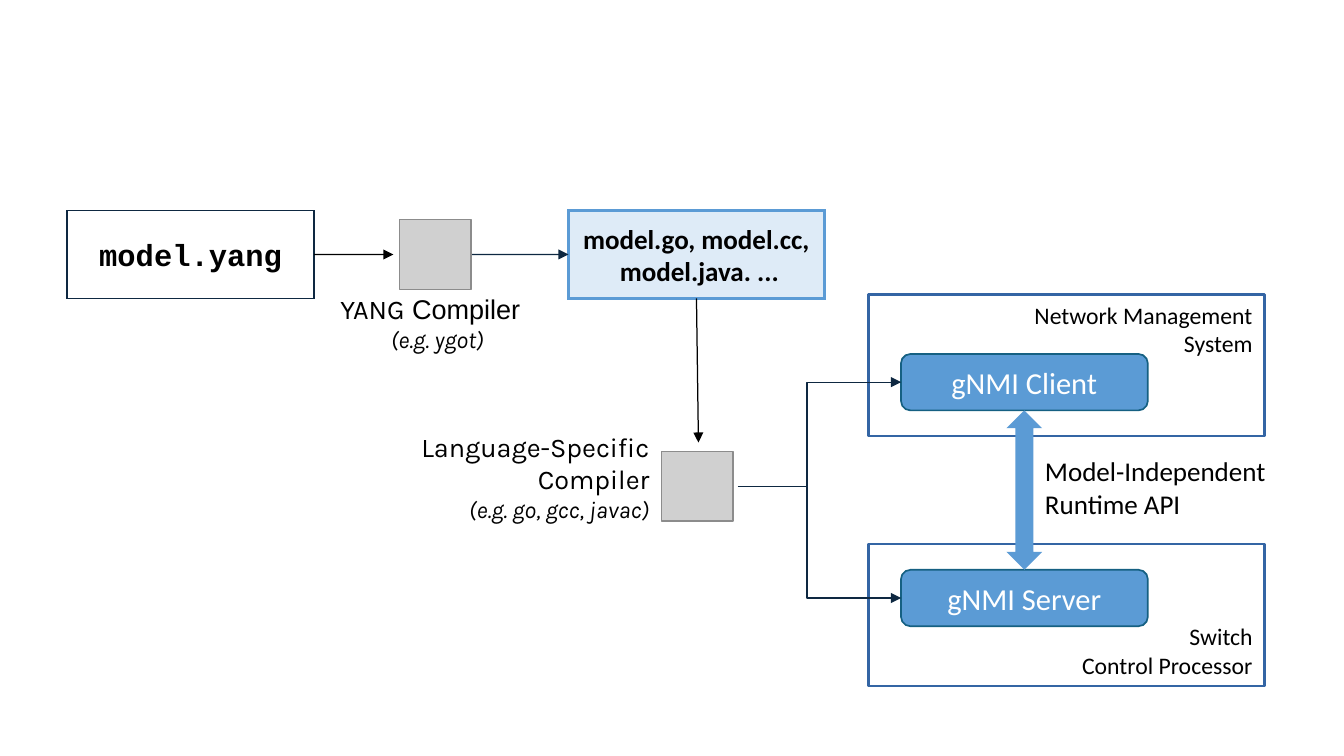
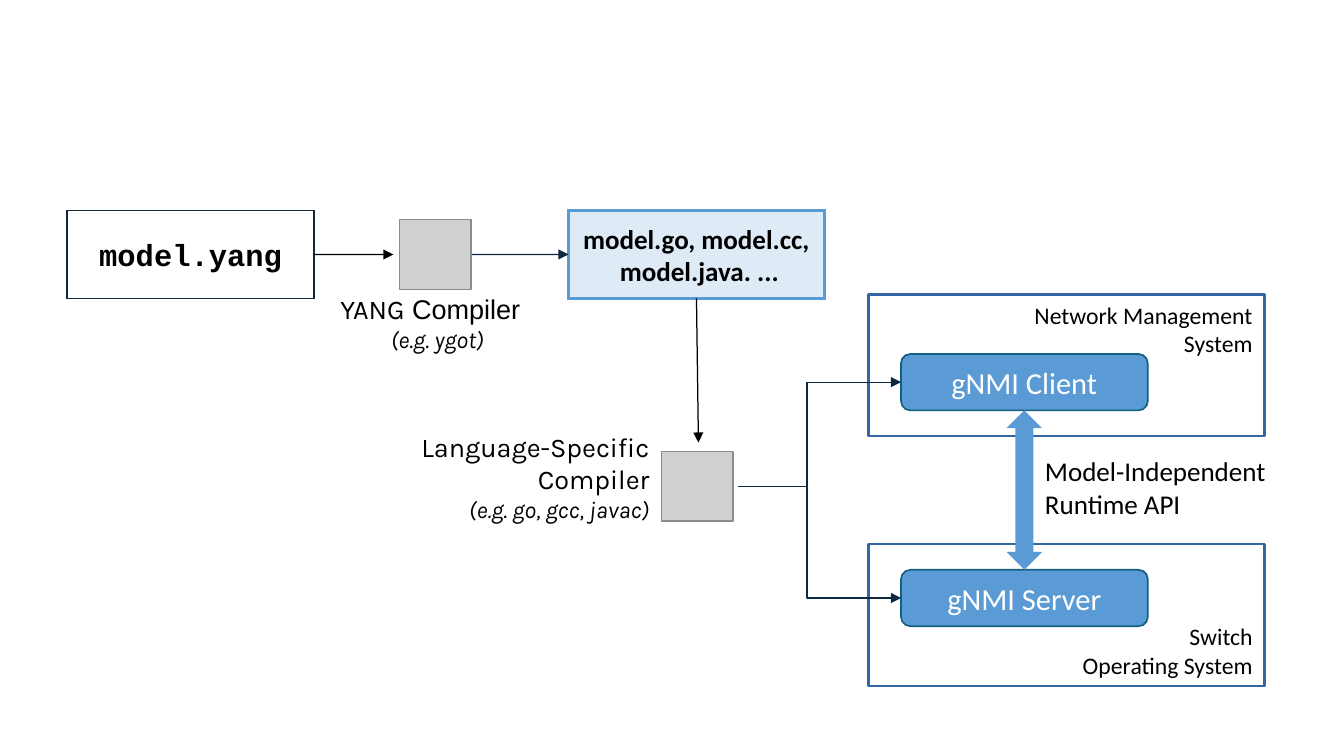
Before and after one commit to SystemsApproach/7E, a slide deck: slide 2 of operations/figures/operations.odp. Drawn at 1344x756 pixels with LibreOffice and Linux fonts; fonts in the diff are those of the drawing; grey boxes stand for pictures. Boxes give left, top, right and bottom in pixels: in the first picture for what was removed or moved away, otherwise in the second. Text is boxed around its words. In the diff, an @@ line names an element or a change of style, - is before the commit and + after.

```diff
--- a/operations/figures/operations.odp
+++ b/operations/figures/operations.odp
@@ text at [1083,657,1253,678]: text changed @@
-Control Processor
+Operating System
```
Also in this commit, not shown: 2 other slides changed, 1 slide added, 10 other files.
